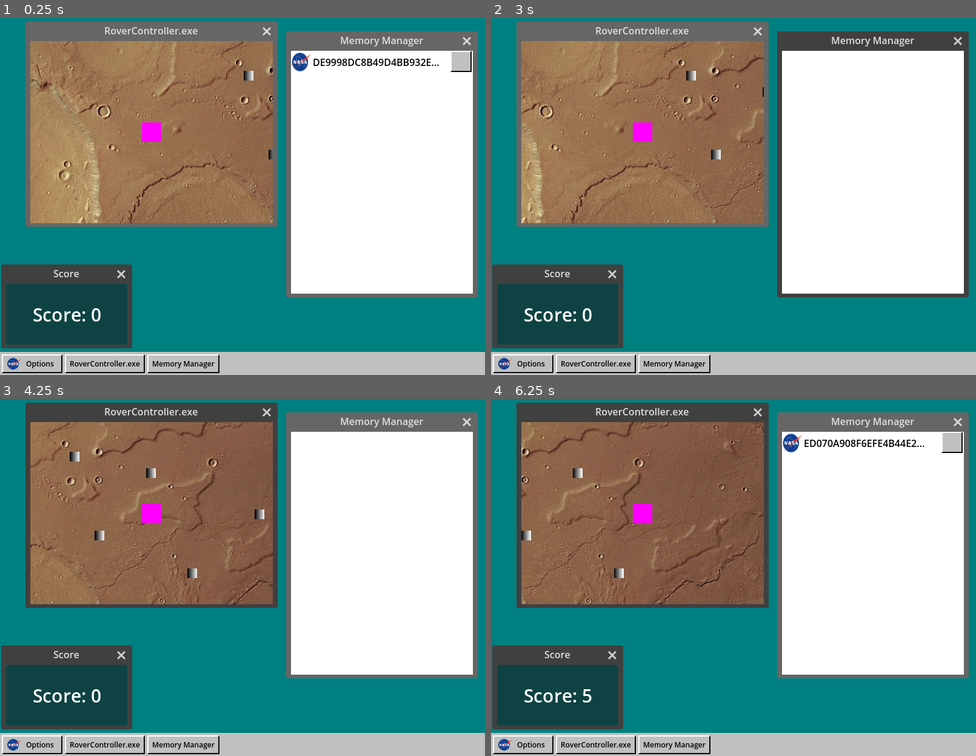
Above: before the commit, frames 1-4 (two rows, left to right).
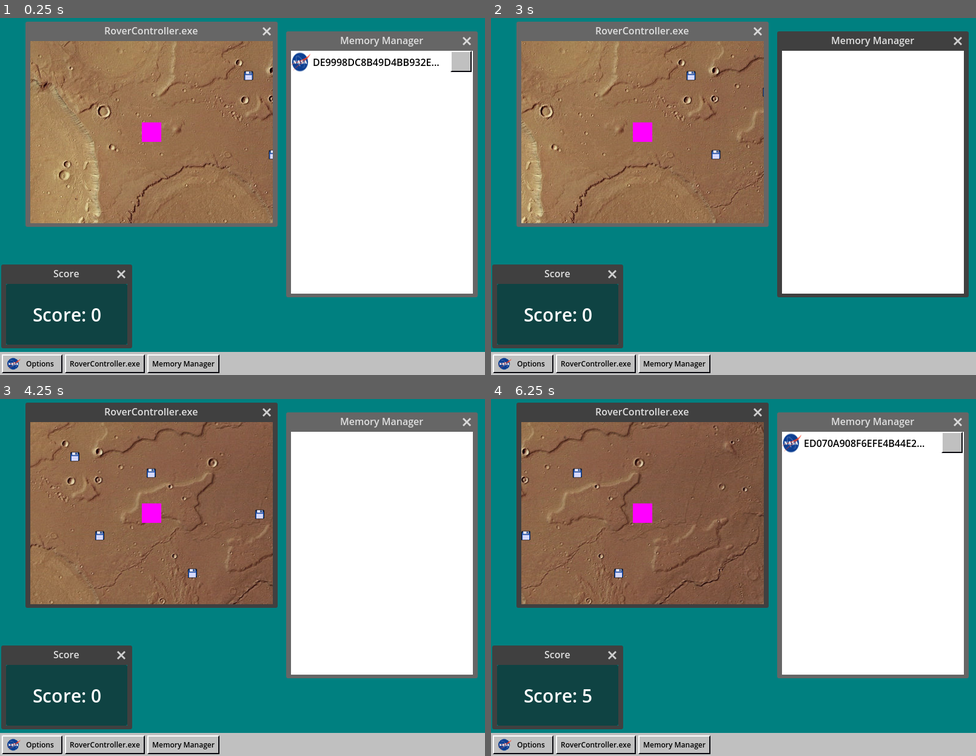
Above: after the commit, the same moments.

Repository: jerrutledge/Mars-Roverflow
Game: Godot game, scene res://scenes/Desktop.tscn
Same seed, same stepped clock (60 frames per second), same inputs: the game is played once before the commit and once after it.
Inputs (mouse positions are in pixels of both pictures, inside the frame that each line leads up to):
- Up to frame 1 (0.25 s): no input
- Up to frame 2 (3 s): click "RoverController.exe" at 0.5 s; click "Memory Manager" at 1.25 s; click "Options" at 2 s; move the mouse to (840, 175) at 2.77 s; hold D (rover_right) from 2.78 s (still down); hold Backspace (delete) from 2.78 s (still down); click (840, 175) at 2.92 s
- Up to frame 3 (4.25 s): release D (rover_right) at 3.5 s; release Backspace (delete) at 3.5 s; drag from (145, 591) to (218, 645) at 3.52 s
- Up to frame 4 (6.25 s): move the mouse to (782, 495) at 4.27 s; hold D (rover_right) 4.28-5 s; hold Backspace (delete) 4.28-5 s; drag from (709, 645) to (588, 520) at 5.02 s; tap Enter at 5.75 s; move the mouse to (879, 627) at 5.77 s; hold A (rover_left) from 5.78 s (still down); hold Backspace (delete) from 5.78 s (still down)

The runs differ from the first frame. In frame 1, less than 0.1% of the frame differs, in the area x 50-57%, y 14-40%; in frame 2, 0.1%; in frame 3, 0.3%, in the area x 14-55%, y 14-51%; in frame 4, 0.2%.

Commit message:
Add image assets

Diff:
--- a/scenes/collectible.tscn
+++ b/scenes/collectible.tscn
@@ -1,11 +1,7 @@
-[gd_scene load_steps=5 format=3 uid="uid://dnclkmmwhfs6v"]
+[gd_scene load_steps=4 format=3 uid="uid://dnclkmmwhfs6v"]
 
 [ext_resource type="Script" path="res://src/collectible.gd" id="1_4fng8"]
-
-[sub_resource type="Gradient" id="Gradient_nue2p"]
-
-[sub_resource type="GradientTexture1D" id="GradientTexture1D_ue7on"]
-gradient = SubResource("Gradient_nue2p")
+[ext_resource type="Texture2D" uid="uid://dkjn75sw2c8oc" path="res://assets/Data_Collectible_Icon.png" id="2_sojln"]
 
 [sub_resource type="RectangleShape2D" id="RectangleShape2D_bn6yk"]
 size = Vector2(16, 16)
@@ -15,8 +11,8 @@
 script = ExtResource("1_4fng8")
 
 [node name="Sprite2D" type="Sprite2D" parent="."]
-scale = Vector2(0.0625, 16)
-texture = SubResource("GradientTexture1D_ue7on")
+scale = Vector2(0.5, 0.5)
+texture = ExtResource("2_sojln")
 
 [node name="CollisionShape2D" type="CollisionShape2D" parent="."]
 shape = SubResource("RectangleShape2D_bn6yk")
Binary file added: assets/Data_Collectible_Icon.png
Not shown, added: assets/Data_Collectible_Icon.png.import
Binary file added: assets/File_image.png
Not shown, added: assets/File_image.png.import
